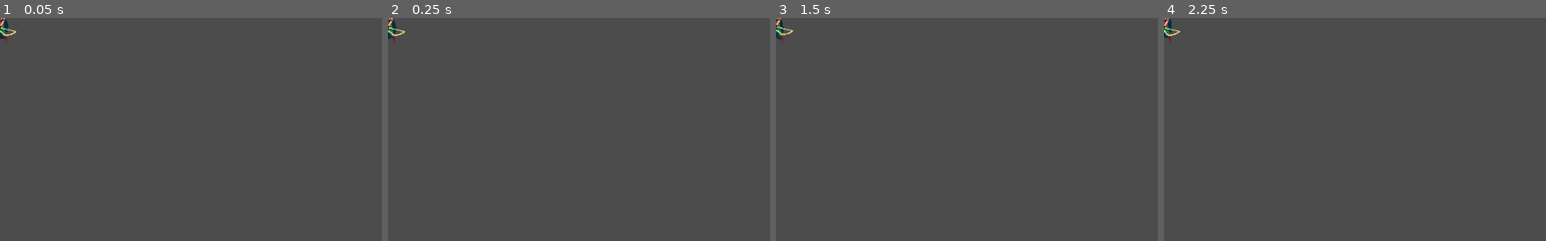
Above: before the commit, frames 1-4 (left to right).
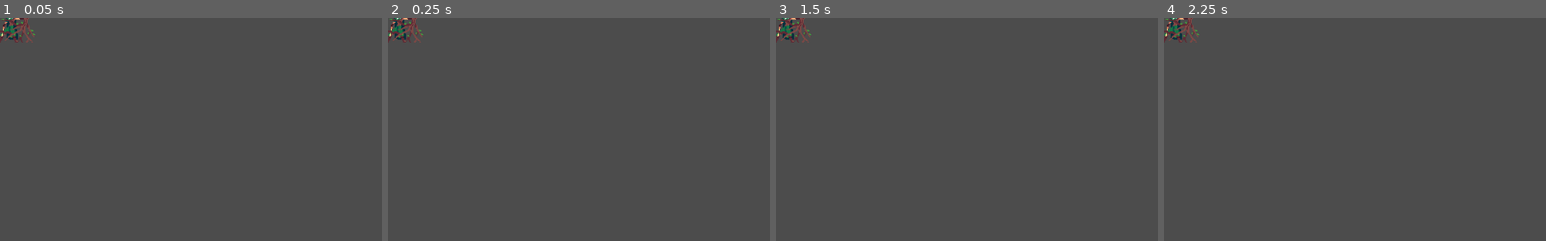
Above: after the commit, the same moments.

Repository: dcrespo3d/GGJ2023
Game: Godot game, scene res://Player.tscn
The game is run twice, just before and just after one commit, with the same random seed, the same clock (stepped at 60 frames per second) and the same inputs. The project has no main scene, so this scene is started directly.
Inputs:
- Up to frame 1 (0.05 s): no input
- Up to frame 2 (0.25 s): no input
- Up to frame 3 (1.5 s): tap Enter at 0.5 s; tap Space at 1.25 s
- Up to frame 4 (2.25 s): tap Enter at 2 s
The pictures show only the part of the screen within x 0-50%, y 0-50%; the shares and areas given below are measured in that part.

The runs differ from the first frame. In frame 1, 0.6% of the frame differs, in the area x 0-10%, y 0-12%; in frame 2, 0.6%; in frame 3, 0.6%; in frame 4, 0.6%.

Commit message:
Player animations
Animaciones iniciales del player

Diff:
--- a/Player.tscn
+++ b/Player.tscn
@@ -12,25 +12,115 @@
 [ext_resource path="res://Art/Player/Anims/Idle/idle_3.png" type="Texture" id=10]
 [ext_resource path="res://Art/Player/Anims/Idle/idle_4.png" type="Texture" id=11]
 [ext_resource path="res://Art/Player/Anims/Idle/idle_2.png" type="Texture" id=12]
+[ext_resource path="res://Art/Player/Anims/Attack/3_atk_8.png" type="Texture" id=13]
+[ext_resource path="res://Art/Player/Anims/Attack/3_atk_9.png" type="Texture" id=14]
+[ext_resource path="res://Art/Player/Anims/Die/death_16.png" type="Texture" id=15]
+[ext_resource path="res://Art/Player/Anims/Die/death_18.png" type="Texture" id=16]
+[ext_resource path="res://Art/Player/Anims/Attack/3_atk_5.png" type="Texture" id=17]
+[ext_resource path="res://Art/Player/Anims/Attack/3_atk_10.png" type="Texture" id=18]
+[ext_resource path="res://Art/Player/Anims/Die/death_17.png" type="Texture" id=19]
+[ext_resource path="res://Art/Player/Anims/Die/death_19.png" type="Texture" id=20]
+[ext_resource path="res://Art/Player/Anims/Attack/3_atk_6.png" type="Texture" id=21]
+[ext_resource path="res://Art/Player/Anims/Attack/3_atk_7.png" type="Texture" id=22]
+[ext_resource path="res://Art/Player/Anims/Run/run_6.png" type="Texture" id=23]
+[ext_resource path="res://Art/Player/Anims/Run/run_8.png" type="Texture" id=24]
+[ext_resource path="res://Art/Player/Anims/Hit/take_hit_1.png" type="Texture" id=25]
+[ext_resource path="res://Art/Player/Anims/Hit/take_hit_4.png" type="Texture" id=26]
+[ext_resource path="res://Art/Player/Anims/Hit/take_hit_5.png" type="Texture" id=27]
+[ext_resource path="res://Art/Player/Anims/Hit/take_hit_6.png" type="Texture" id=28]
+[ext_resource path="res://Art/Player/Anims/Run/run_7.png" type="Texture" id=29]
+[ext_resource path="res://Art/Player/Anims/Run/run_9.png" type="Texture" id=30]
+[ext_resource path="res://Art/Player/Anims/Run/run_10.png" type="Texture" id=31]
+[ext_resource path="res://Art/Player/Anims/Dash/slide_1.png" type="Texture" id=32]
+[ext_resource path="res://Art/Player/Anims/Hit/take_hit_2.png" type="Texture" id=33]
+[ext_resource path="res://Art/Player/Anims/Hit/take_hit_3.png" type="Texture" id=34]
+[ext_resource path="res://Art/Player/Anims/Run/run_1.png" type="Texture" id=35]
+[ext_resource path="res://Art/Player/Anims/Run/run_2.png" type="Texture" id=36]
+[ext_resource path="res://Art/Player/Anims/Run/run_4.png" type="Texture" id=37]
+[ext_resource path="res://Art/Player/Anims/Run/run_3.png" type="Texture" id=38]
+[ext_resource path="res://Art/Player/Anims/Run/run_5.png" type="Texture" id=39]
+[ext_resource path="res://Art/Player/Anims/Dash/slide_2.png" type="Texture" id=40]
+[ext_resource path="res://Art/Player/Anims/Dash/slide_5.png" type="Texture" id=41]
+[ext_resource path="res://Art/Player/Anims/Dash/slide_6.png" type="Texture" id=42]
+[ext_resource path="res://Art/Player/Anims/Dash/slide_9.png" type="Texture" id=43]
+[ext_resource path="res://Art/Player/Anims/Dash/slide_4.png" type="Texture" id=44]
+[ext_resource path="res://Art/Player/Anims/Dash/slide_8.png" type="Texture" id=45]
+[ext_resource path="res://Art/Player/Anims/Dash/slide_13.png" type="Texture" id=46]
+[ext_resource path="res://Art/Player/Anims/Dash/slide_10.png" type="Texture" id=47]
+[ext_resource path="res://Art/Player/Anims/Dash/slide_7.png" type="Texture" id=48]
+[ext_resource path="res://Art/Player/Anims/Dash/slide_12.png" type="Texture" id=49]
+[ext_resource path="res://Art/Player/Anims/Dash/slide_3.png" type="Texture" id=50]
+[ext_resource path="res://Art/Player/Anims/Dash/slide_11.png" type="Texture" id=51]
+[ext_resource path="res://Art/Player/Anims/Die/death_3.png" type="Texture" id=52]
+[ext_resource path="res://Art/Player/Anims/Die/death_10.png" type="Texture" id=53]
+[ext_resource path="res://Art/Player/Anims/Die/death_11.png" type="Texture" id=54]
+[ext_resource path="res://Art/Player/Anims/Die/death_12.png" type="Texture" id=55]
+[ext_resource path="res://Art/Player/Anims/Die/death_14.png" type="Texture" id=56]
+[ext_resource path="res://Art/Player/Anims/Die/death_13.png" type="Texture" id=57]
+[ext_resource path="res://Art/Player/Anims/Die/death_4.png" type="Texture" id=58]
+[ext_resource path="res://Art/Player/Anims/Die/death_15.png" type="Texture" id=59]
+[ext_resource path="res://Art/Player/Anims/Die/death_7.png" type="Texture" id=60]
+[ext_resource path="res://Art/Player/Anims/Die/death_1.png" type="Texture" id=61]
+[ext_resource path="res://Art/Player/Anims/Die/death_5.png" type="Texture" id=62]
+[ext_resource path="res://Art/Player/Anims/Die/death_8.png" type="Texture" id=63]
+[ext_resource path="res://Art/Player/Anims/Attack/3_atk_11.png" type="Texture" id=64]
+[ext_resource path="res://Art/Player/Anims/Die/death_9.png" type="Texture" id=65]
+[ext_resource path="res://Art/Player/Anims/Die/death_6.png" type="Texture" id=66]
+[ext_resource path="res://Art/Player/Anims/Attack/3_atk_12.png" type="Texture" id=67]
+[ext_resource path="res://Art/Player/Anims/Die/death_2.png" type="Texture" id=68]
+[ext_resource path="res://Art/Player/Anims/Charge/defend_11.png" type="Texture" id=69]
+[ext_resource path="res://Art/Player/Anims/Charge/defend_4.png" type="Texture" id=70]
+[ext_resource path="res://Art/Player/Anims/Charge/defend_5.png" type="Texture" id=71]
+[ext_resource path="res://Art/Player/Anims/Charge/defend_14.png" type="Texture" id=72]
+[ext_resource path="res://Art/Player/Anims/Charge/defend_16.png" type="Texture" id=73]
+[ext_resource path="res://Art/Player/Anims/Charge/defend_17.png" type="Texture" id=74]
+[ext_resource path="res://Art/Player/Anims/Charge/defend_18.png" type="Texture" id=75]
+[ext_resource path="res://Art/Player/Anims/Charge/defend_8.png" type="Texture" id=76]
+[ext_resource path="res://Art/Player/Anims/Charge/defend_19.png" type="Texture" id=77]
+[ext_resource path="res://Art/Player/Anims/Charge/defend_6.png" type="Texture" id=78]
+[ext_resource path="res://Art/Player/Anims/Charge/defend_15.png" type="Texture" id=79]
+[ext_resource path="res://Art/Player/Anims/Charge/defend_7.png" type="Texture" id=80]
+[ext_resource path="res://Art/Player/Anims/Charge/defend_9.png" type="Texture" id=81]
+[ext_resource path="res://Art/Player/Anims/Charge/defend_10.png" type="Texture" id=82]
+[ext_resource path="res://Art/Player/Anims/Charge/defend_13.png" type="Texture" id=83]
+[ext_resource path="res://Art/Player/Anims/Charge/defend_3.png" type="Texture" id=84]
+[ext_resource path="res://Art/Player/Anims/Charge/defend_1.png" type="Texture" id=85]
+[ext_resource path="res://Art/Player/Anims/Charge/defend_12.png" type="Texture" id=86]
+[ext_resource path="res://Art/Player/Anims/Charge/defend_2.png" type="Texture" id=87]
 
 [sub_resource type="SpriteFrames" id=1]
 animations = [ {
-"frames": [  ],
+"frames": [ ExtResource( 17 ), ExtResource( 21 ), ExtResource( 22 ), ExtResource( 13 ), ExtResource( 14 ), ExtResource( 18 ), ExtResource( 64 ), ExtResource( 67 ) ],
 "loop": true,
 "name": "Attack",
 "speed": 5.0
 }, {
-"frames": [  ],
+"frames": [ ExtResource( 76 ), ExtResource( 81 ), ExtResource( 82 ), ExtResource( 69 ), ExtResource( 86 ), ExtResource( 83 ) ],
+"loop": true,
+"name": "Charge",
+"speed": 5.0
+}, {
+"frames": [ ExtResource( 72 ), ExtResource( 79 ), ExtResource( 73 ), ExtResource( 74 ), ExtResource( 75 ), ExtResource( 77 ) ],
+"loop": true,
+"name": "ChargeEnd",
+"speed": 5.0
+}, {
+"frames": [ ExtResource( 85 ), ExtResource( 87 ), ExtResource( 84 ), ExtResource( 70 ), ExtResource( 71 ), ExtResource( 78 ), ExtResource( 80 ) ],
+"loop": true,
+"name": "ChargeStart",
+"speed": 5.0
+}, {
+"frames": [ ExtResource( 32 ), ExtResource( 40 ), ExtResource( 50 ), ExtResource( 44 ), ExtResource( 41 ), ExtResource( 42 ), ExtResource( 48 ), ExtResource( 45 ), ExtResource( 43 ), ExtResource( 47 ), ExtResource( 51 ), ExtResource( 49 ), ExtResource( 46 ) ],
 "loop": true,
 "name": "Dash",
 "speed": 5.0
 }, {
-"frames": [  ],
+"frames": [ ExtResource( 61 ), ExtResource( 68 ), ExtResource( 52 ), ExtResource( 58 ), ExtResource( 62 ), ExtResource( 66 ), ExtResource( 60 ), ExtResource( 63 ), ExtResource( 65 ), ExtResource( 53 ), ExtResource( 54 ), ExtResource( 55 ), ExtResource( 57 ), ExtResource( 56 ), ExtResource( 59 ), ExtResource( 15 ), ExtResource( 19 ), ExtResource( 16 ), ExtResource( 20 ) ],
 "loop": true,
 "name": "Die",
 "speed": 5.0
 }, {
-"frames": [  ],
+"frames": [ ExtResource( 25 ), ExtResource( 33 ), ExtResource( 34 ), ExtResource( 26 ), ExtResource( 27 ), ExtResource( 28 ) ],
 "loop": true,
 "name": "Hit",
 "speed": 5.0
@@ -40,7 +130,7 @@
 "name": "Idle",
 "speed": 5.0
 }, {
-"frames": [  ],
+"frames": [ ExtResource( 35 ), ExtResource( 36 ), ExtResource( 38 ), ExtResource( 37 ), ExtResource( 39 ), ExtResource( 23 ), ExtResource( 29 ), ExtResource( 24 ), ExtResource( 30 ), ExtResource( 31 ) ],
 "loop": true,
 "name": "Run",
 "speed": 5.0
@@ -51,6 +141,7 @@
 [node name="AnimatedSprite" type="AnimatedSprite" parent="."]
 position = Vector2( 0, -30 )
 frames = SubResource( 1 )
-animation = "Idle"
-frame = 6
+animation = "Charge"
+frame = 5
+speed_scale = 3.0
 playing = true
Not shown: 1 places in Player.tscn that only renumber resources
